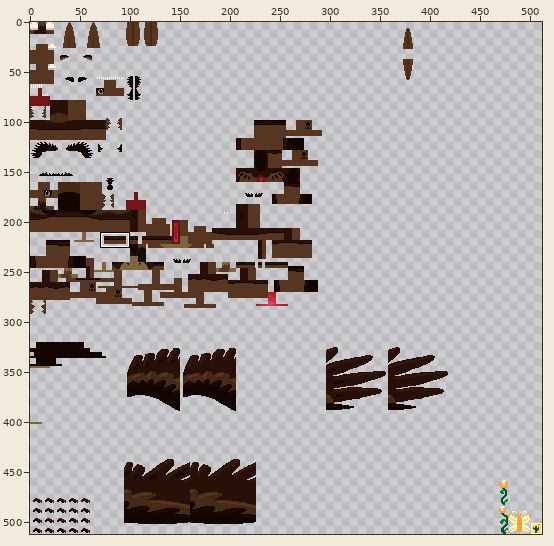
One commit to this sprite sheet: src/test/resources/Monimo01_adult.png. Above: a wide view before the commit, with the close-up outlined.
Close-up. Before the commit:
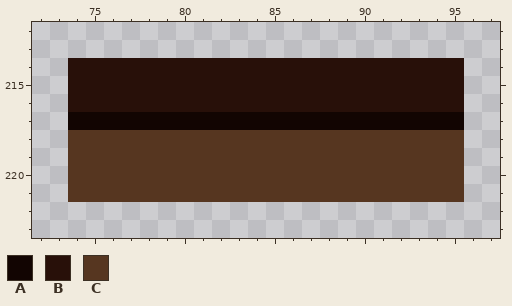
The file is 512x512 pixels. Pixels under 10% opacity are left out. Colours within 5 levels of each other are drawn and written as one. Shown: x 72..97, y 212..223. The commit also changed other parts of the picture, which this record leaves out.
Palette (. is transparent): A #120502  B #281009  C #563620
And afterwards:
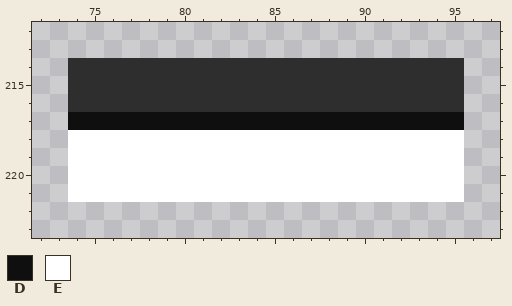
Colours new in this view: D #0f0f0f  E #ffffff
Changes in this commit:
colour B: #281009 -> #2f2e2e
Changed rows in their new state; - is a pixel that keeps its letter.
first column x 74:
217 DDDDDDDDDDDDDDDDDDDDDD
218 EEEEEEEEEEEEEEEEEEEEEE
219 EEEEEEEEEEEEEEEEEEEEEE
220 EEEEEEEEEEEEEEEEEEEEEE
221 EEEEEEEEEEEEEEEEEEEEEE
